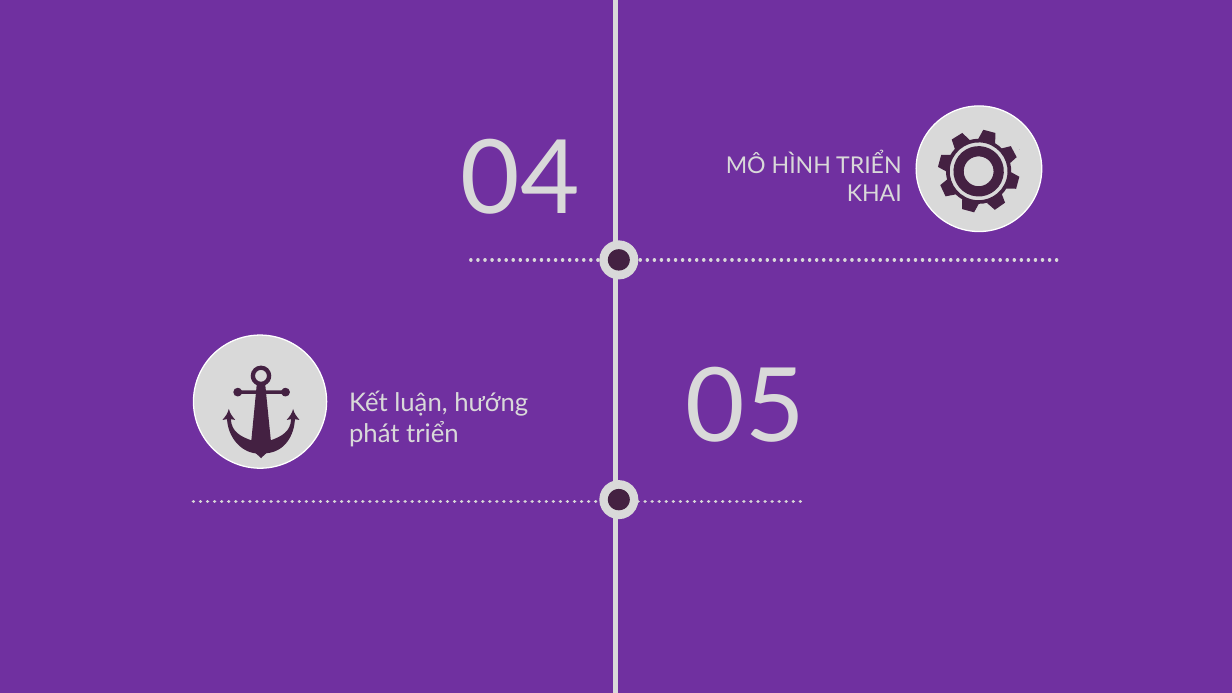
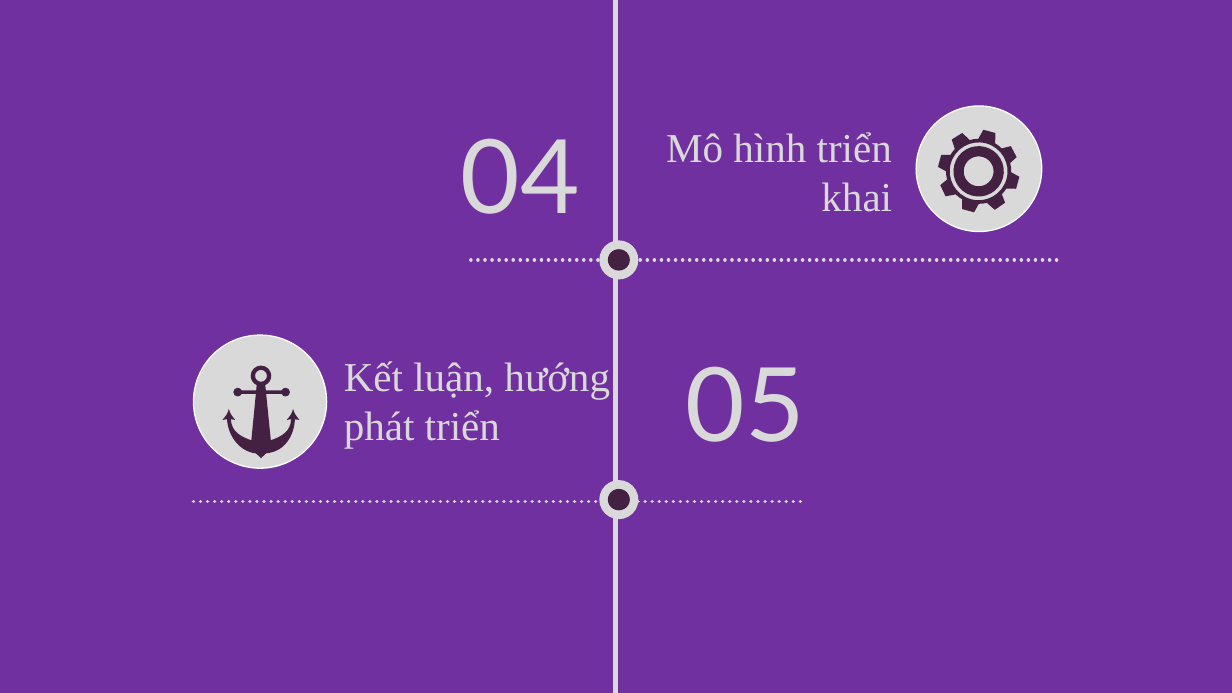
Before and after one commit to hieutran1997/delivery, a slide deck: slide 3 of documents/SlideReport.pptx. Drawn at 1232x693 pixels with LibreOffice and Linux fonts; fonts in the diff are those of the drawing; background and template pictures are left out. Boxes give left, top, right and bottom in pixels: in the first picture for what was removed or moved away, otherwise in the second. Text is boxed around its words. In the diff, an @@ line names an element or a change of style, - is before the commit and + after.

```diff
--- a/documents/SlideReport.pptx
+++ b/documents/SlideReport.pptx
@@ text at (666, 132, 892, 212): text changed; size 18 to 32 pt; font Lato to Times New Roman @@
-MÔ HÌNH TRIỂN KHAI
+Mô hình triển khai
@@ text "Kết luận, hướng phát triển": place and size @@
-text "Kết luận, hướng phát triển" at (349, 390, 528, 447)
+text "Kết luận, hướng phát triển" at (344, 361, 610, 448)
@@ text "Kết luận, hướng phát triển" at (344, 361, 610, 448): size 20 to 32 pt, font Lato to Times New Roman @@
```
Also in this commit, not shown: 7 other slides changed, 5 slides added.
